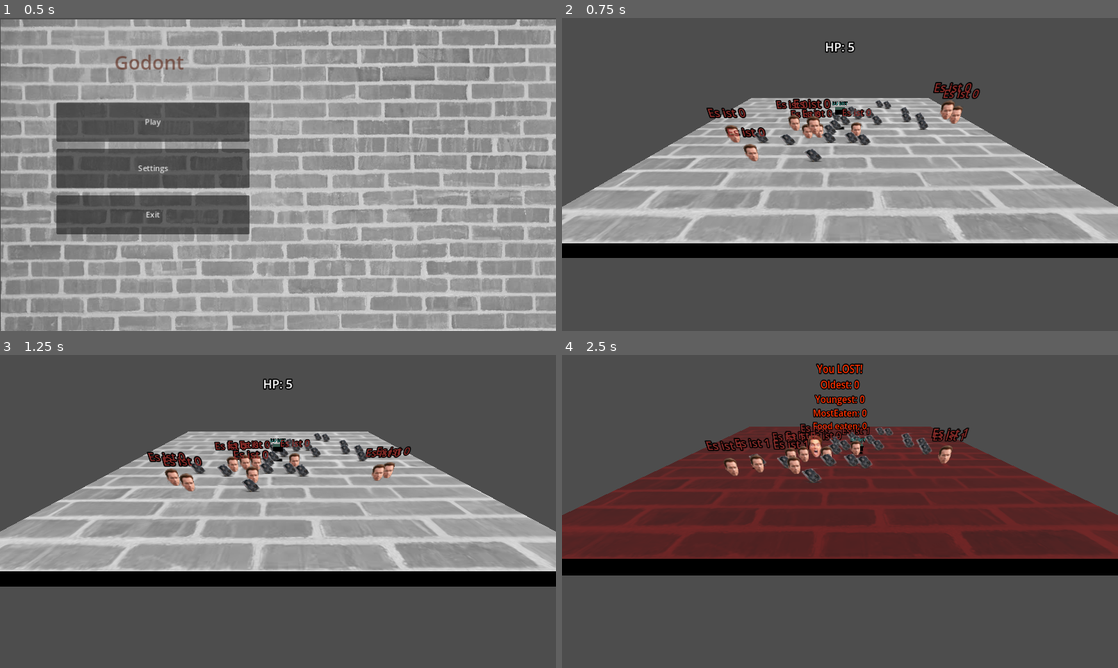
Above: before the commit, frames 1-4 (two rows, left to right).
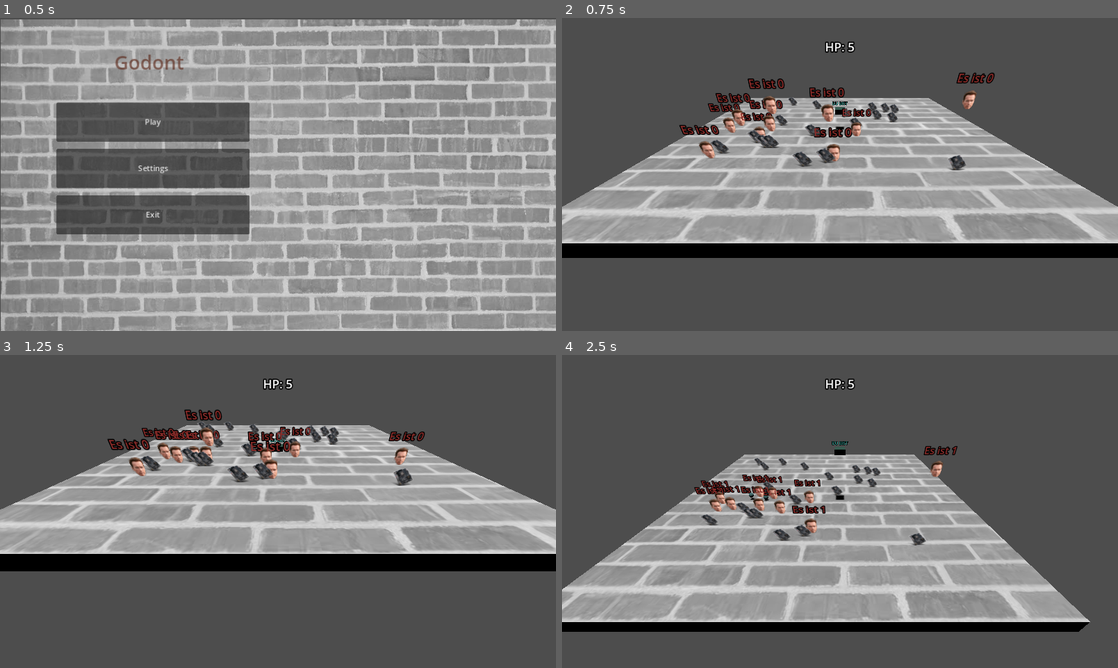
Above: after the commit, the same moments.

Repository: djaessel/godont
Game: Godot game, scene res://scenes/main_menu.tscn
Same seed, same stepped clock (60 frames per second), same inputs: the game is played once before the commit and once after it.
Inputs:
- Up to frame 1 (0.5 s): no input
- Up to frame 2 (0.75 s): click "Play" at 0.5 s
- Up to frame 3 (1.25 s): no input
- Up to frame 4 (2.5 s): hold Right (move_right) 1.28-2.03 s; tap Space (jump) at 1.52, 2.27 s; hold Down (move_back) from 2.03 s (still down)

Frame 1 is identical in both runs. In frame 2, 4.9% of the frame differs, in the area x 21-78%, y 17-49%; in frame 3, 29%; in frame 4, 55%, in the area x 0-100%, y 2-89%.

Commit message:
attach main script to main

Diff:
--- a/scenes/MyCam.gd
+++ b/scenes/MyCam.gd
@@ -13,9 +13,8 @@
 # Called every frame. 'delta' is the elapsed time since the previous frame.
 func _process(_delta):
 	var player = get_parent().get_node("Player")
-	var ground = get_parent().get_node("Ground")
 	var hpText = self.get_node("hp_text")
-	if not player.dead and not ground.finish:
+	if not player.dead and not get_parent().finish:
 		position.x = player.position.x
 		position.y = player.position.y + differ * 2
 		hpText.text = "HP: " + str(player.hp)
--- /dev/null
+++ b/scenes/main.gd
@@ -0,0 +1,198 @@
+extends Node3D
+class_name Main
+
+@export var finish = false
+var force_finish = false
+var oldest = -1
+var youngest = 1000000
+var mostEaten = -1
+var foodEaten = 0
+var won = false
+var runsCount = 0
+var firstCallFinish = true
+
+
+# Called when the node enters the scene tree for the first time.
+func _ready():
+	# reset ground mesh
+	get_node("Ground/SuperMesh").get_active_material(0).albedo_color = Color(1.0, 1.0, 1.0)
+	# Spawn initial stuff
+	spawnInitialFood()
+	spawnInitialMobs()
+
+
+func spawnInitialFood():
+	var fx = preload("res://scenes/food1.tscn")
+	for n in 20:
+		var f = fx.instantiate()
+		f.position.x = randi_range(-20, 20)
+		f.position.y = 2
+		f.position.z += randi_range(-20, 20)
+		add_child(f)
+
+
+func spawnInitialMobs():
+	var mobx = preload("res://scenes/moby.tscn")
+	for n in 10:
+		var m = mobx.instantiate()
+		m.position.x = randi_range(-20, 20) # n * 2.5 - 10
+		m.position.y = n
+		m.position.z += randi_range(5, 15)
+		add_child(m)
+
+
+func createFinishLabel():
+	var groundMesh = get_node("Ground/SuperMesh")
+	var finishLabel = get_node("FinishLabel")
+	if won:
+		finishLabel.text = "You WON!\n"
+		groundMesh.get_active_material(0).albedo_color = Color(0.1, 0.5, 0.1)
+	else:
+		finishLabel.text = "You LOST!\n"
+		finishLabel.modulate = Color(1.0, 0.2, 0.0)
+		groundMesh.get_active_material(0).albedo_color = Color(0.5, 0.1, 0.1)
+	finishLabel.text += "Oldest: " + str(oldest) + "\n"
+	finishLabel.text += "Youngest: " + str(youngest) + "\n"
+	finishLabel.text += "MostEaten: " + str(mostEaten) + "\n"
+	finishLabel.text += "Food eaten: " + str(foodEaten) + "\n"
+
+
+func saveFinalState():
+	var saveData = {
+		"won": won,
+		"oldest": oldest,
+		"youngest": youngest,
+		"mostEaten": mostEaten,
+		"foodEaten": foodEaten,
+	}
+
+	var dir = DirAccess.open("user://")
+	if not dir.dir_exists("user://saveGames"):
+		dir.make_dir("./saveGames")
+		var file = FileAccess.open("user://saveGames/save0", FileAccess.WRITE)
+		file.store_line("save version 1")
+		file.close()
+
+	var filex = FileAccess.open("user://saveGames/save0", FileAccess.READ_WRITE)
+	filex.seek_end()
+	filex.store_line(JSON.stringify(saveData))
+	filex.close()
+
+
+func doFinshingCode():
+	if force_finish:
+		get_parent().queue_free()
+	elif firstCallFinish:
+		firstCallFinish = false
+
+		if youngest >= 1000000:
+			youngest = -1
+
+		for m in getAllMobs():
+			if mostEaten < m.hasEaten:
+				mostEaten = m.hasEaten
+			foodEaten += m.hasEaten
+
+		var player = get_node("Player")
+		if player.dead and player.hp > 0:
+			var groundMesh = get_node("Ground/SuperMesh")
+			groundMesh.get_active_material(0).albedo_color = Color(0.9, 0.1, 0.1)
+			for m in getAllMobs():
+				m.get_node("HastaLaVista").play()
+
+		if won:
+			get_node("won").play()
+		else:
+			get_node("lost").play()
+
+		createFinishLabel()
+		saveFinalState()
+
+
+
+func getAllFood():
+	var foods = []
+	for c in get_children():
+		if c.get_node_or_null("FoodSprite1") != null: # later with group or class
+			foods.push_back(c)
+	return foods
+
+
+func getAllMobs():
+	var mobs = []
+	for m in get_children():
+		if m.get_node_or_null("ArnoldAnim") != null: # later with group or class
+			mobs.push_back(m)
+	return mobs
+
+
+func checkFallOver():
+	for m in getAllMobs():
+		if m.position.y < -5:
+			get_node("Ground/oneDied").play()
+
+			if m.cycles < youngest:
+				youngest = m.cycles
+			if m.cycles > oldest:
+				oldest = m.cycles
+			if mostEaten < m.hasEaten:
+				mostEaten = m.hasEaten
+			foodEaten += m.hasEaten
+
+			remove_child(m)
+
+
+func checkCollisions():
+	var allMobs = getAllMobs()
+	var player = get_node("Player")
+	for m in allMobs:
+		for index in m.get_slide_collision_count():
+			var collision = m.get_slide_collision(index)
+			var body = collision.get_collider()
+			if body != null:
+				if "Player" in body.name:
+					while player.hp > 0:
+						player.hit()
+					if player.dead: # irrelevant
+						finish = true
+					m.get_node("GoodBye").play()
+				elif "StaticBody3D" in body.name: # check later with sub nodes
+					m.triggerEating = true
+					remove_child(body)
+	for index in player.get_slide_collision_count():
+		var collision = player.get_slide_collision(index)
+		var body = collision.get_collider()
+		if body != null:
+			if "CharacterBody3D" in body.name: # check later with sub nwwwodes
+				player.hit()
+				if player.dead:
+					finish = true
+
+
+func checkFinishConditions():
+	if not finish:
+		var player = get_node("Player")
+		if len(getAllMobs()) <= 0:
+			won = true
+			finish = true
+		elif player.position.y < -5:
+			player.dead = true
+		else:
+			checkCollisions()
+		if player.dead:
+			finish = true
+
+
+# Called every frame. 'delta' is the elapsed time since the previous frame.
+func _process(_delta):
+	if finish:
+		doFinshingCode()
+	else:
+		checkFallOver()
+		checkFinishConditions()
+		runsCount += 1
+
+	if Input.is_action_pressed("exit"):
+		finish = true
+		force_finish = true
+		get_tree().root.get_node("MainMenu").show()
--- a/scenes/main.tscn
+++ b/scenes/main.tscn
@@ -1,6 +1,6 @@
 [gd_scene load_steps=13 format=3 uid="uid://bht7s8su4eybd"]
 
-[ext_resource type="Script" path="res://scenes/Ground.gd" id="1_2hyky"]
+[ext_resource type="Script" path="res://scenes/main.gd" id="1_lhxsd"]
 [ext_resource type="AudioStream" uid="uid://3cgkefd683fo" path="res://sound/t1_be_back.wav" id="2_6yhkg"]
 [ext_resource type="Texture2D" uid="uid://dh5nsbeoqy13i" path="res://img/wall.jpg" id="3_wyq6f"]
 [ext_resource type="PackedScene" uid="uid://biktulgqrrh4f" path="res://scenes/player.tscn" id="4_tsnvk"]
@@ -22,10 +22,10 @@
 [sub_resource type="BoxShape3D" id="BoxShape3D_12ux8"]
 
 [node name="Main" type="Node3D"]
+script = ExtResource("1_lhxsd")
 
 [node name="Ground" type="StaticBody3D" parent="."]
 transform = Transform3D(1, 0, 0, 0, 1, 0, 0, 0, 1, 0, -1, 0)
-script = ExtResource("1_2hyky")
 
 [node name="oneDied" type="AudioStreamPlayer3D" parent="Ground"]
 stream = ExtResource("2_6yhkg")
--- a/scenes/moby.gd
+++ b/scenes/moby.gd
@@ -63,7 +63,7 @@
 		spawnNewX.position.z = position.z + 0.5
 		var velo = Vector3.ZERO
 		#Unit vector pointing at the target position from the characters position
-		var player = get_parent().get_parent().get_node("Player")
+		var player = get_parent().get_node("Player")
 		var direction = global_position.direction_to(player.global_position)
 		velo = direction * speed
 		velo.y += 1
--- a/scenes/player.gd
+++ b/scenes/player.gd
@@ -75,7 +75,7 @@
 
 
 func _physics_process(delta):
-	if not get_parent().get_node("Ground").finish:
+	if not get_parent().finish:
 		#handleEating()
 		handleHP()
 		movement(delta)
